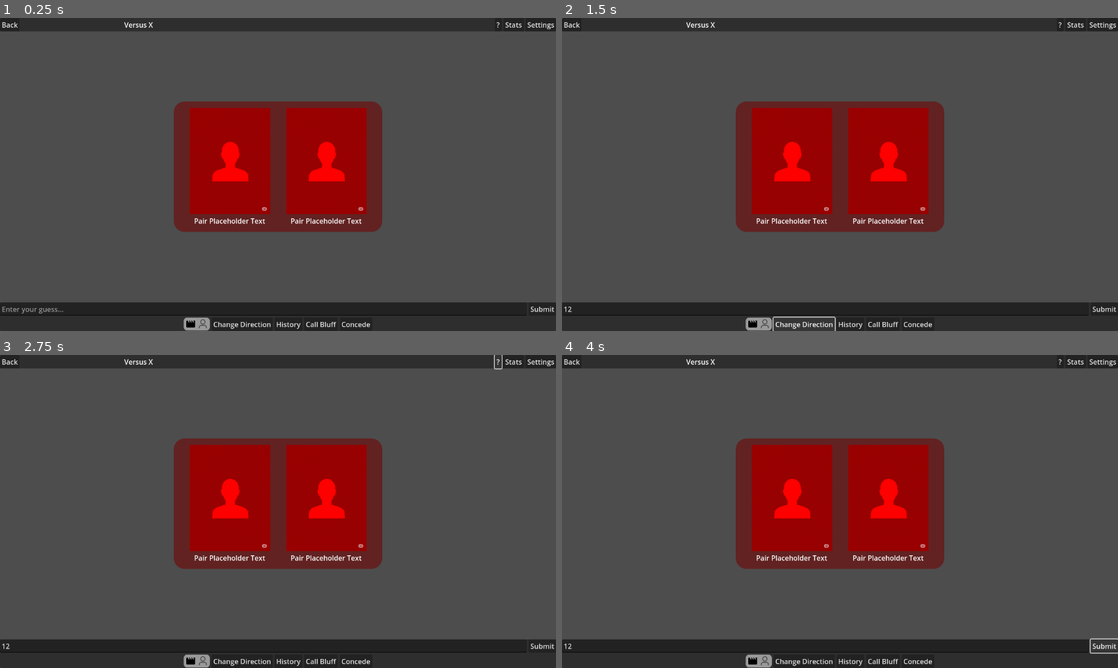
Above: before the commit, frames 1-4 (two rows, left to right).
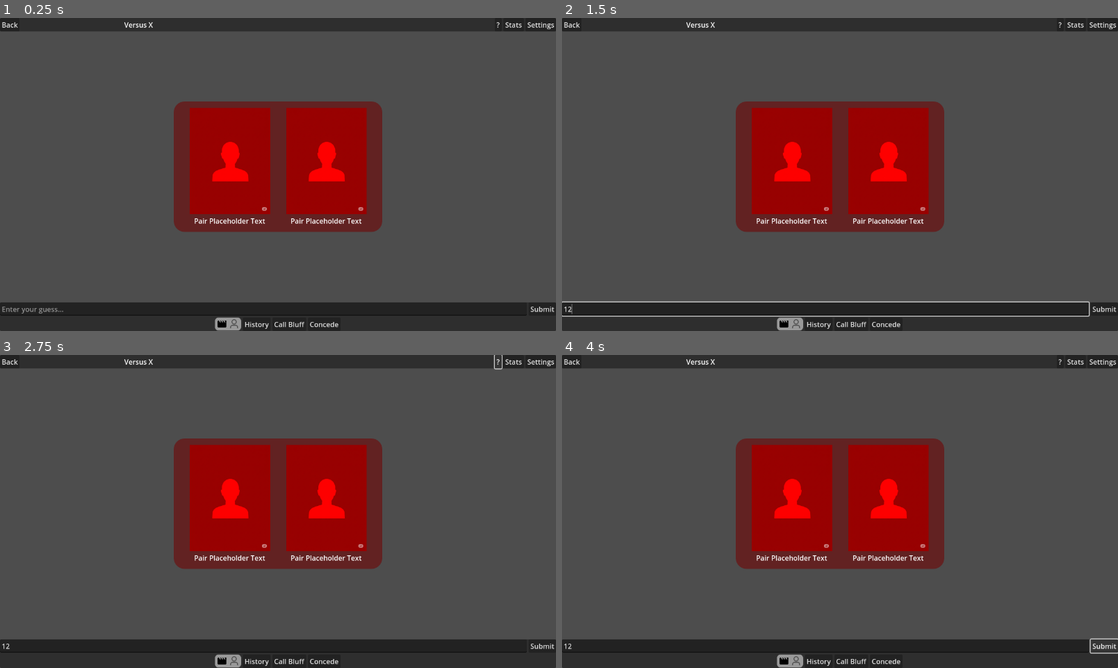
Above: after the commit, the same moments.

Repository: PlanetAriumGameStudio/movie-bluff-gameapp
Game: Godot game, scene res://scenes/game_scenes/competitive_game.tscn
Same seed, same stepped clock (60 frames per second), same inputs: the game is played once before the commit and once after it. This scene is started directly instead of the project's main scene.
Inputs (mouse positions are in pixels of both pictures, inside the frame that each line leads up to):
- Up to frame 1 (0.25 s): no input
- Up to frame 2 (1.5 s): click (823, 309) at 0.52 s; type "12" at 0.6 s; click (806, 324) at 1.25 s, where only the run before the commit has a clickable "Change Direction"
- Up to frame 3 (2.75 s): click "?" at 2 s
- Up to frame 4 (4 s): click "Stats" at 2.75 s; click "Submit" at 3.5 s

The runs differ from the first frame. In frame 1, 0.6% of the frame differs, in the area x 33-67%, y 95-100%; in frame 2, 1.5%, in the area x 0-95%, y 90-100%; in frame 3, 0.6%; in frame 4, 0.6%.

Commit message:
chore: moved direction button out of base game and into daily game

Diff:
--- a/scenes/game_scenes/base_game.gd
+++ b/scenes/game_scenes/base_game.gd
@@ -28,7 +28,6 @@
 @onready var submission_input: LineEdit = %SubmissionInput
 @onready var submit_button: Button = %SubmitButton
 @onready var change_type_toggle: ChangeTypeToggle = %ChangeTypeToggle
-@onready var change_direction_button: Button = %ChangeDirectionButton
 
 # --- Popup
 @onready var game_completion_popup: PopupPanel = %GameCompletionPopup
--- a/scenes/game_scenes/base_game.tscn
+++ b/scenes/game_scenes/base_game.tscn
@@ -92,11 +92,6 @@
 unique_name_in_owner = true
 layout_mode = 2
 
-[node name="ChangeDirectionButton" type="Button" parent="MainVBoxContainer/Footer/FooterVBox/ToggleControlsHBox"]
-unique_name_in_owner = true
-layout_mode = 2
-text = "Change Direction"
-
 [node name="GameCompletionPopup" type="PopupPanel" parent="."]
 unique_name_in_owner = true
 
--- a/scenes/game_scenes/daily_game.tscn
+++ b/scenes/game_scenes/daily_game.tscn
@@ -26,8 +26,10 @@
 unique_name_in_owner = true
 layout_mode = 2
 
-[node name="VBoxContainer" parent="GameCompletionPopup" index="1"]
-offset_right = 185.0
+[node name="ChangeDirectionButton" type="Button" parent="MainVBoxContainer/Footer/FooterVBox/ToggleControlsHBox" index="1"]
+unique_name_in_owner = true
+layout_mode = 2
+text = "Change Direction"
 
 [node name="BarChart" parent="GameCompletionPopup/VBoxContainer/ResultsContainer" index="0" instance=ExtResource("4_6rhka")]
 unique_name_in_owner = true
--- a/scripts/game_scenes/daily_game.gd
+++ b/scripts/game_scenes/daily_game.gd
@@ -10,6 +10,7 @@
 @onready var starting_pair: Control = %StartingPair
 @onready var finishing_pair: Control = %FinishingPair
 @onready var daily_submission_button: Control = %DailySubmissionButton
+@onready var change_direction_button: Button = %ChangeDirectionButton
 
 # --- Virtual Method Override ---
 
